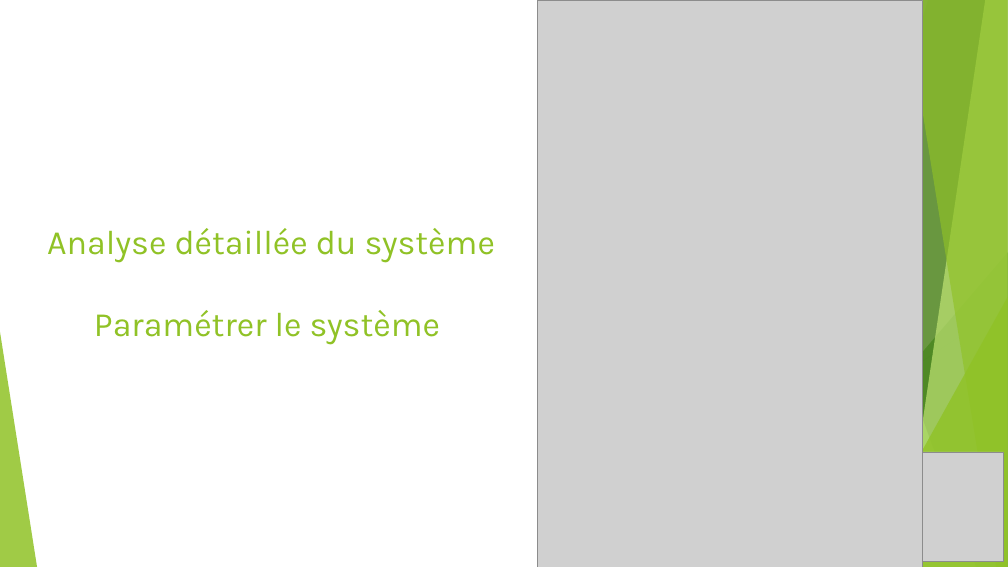
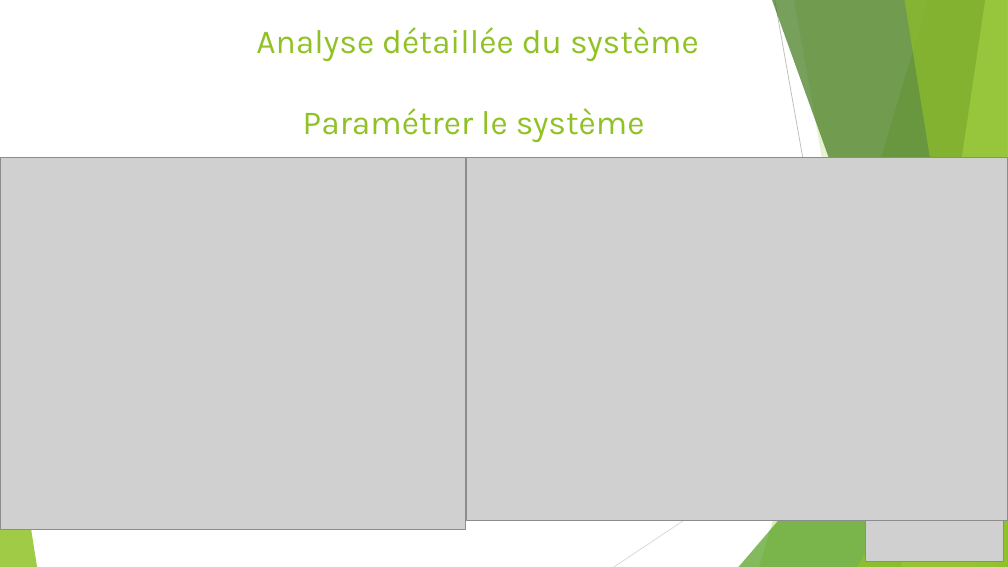
Before and after one commit to hugo-gclvs/Chrono-Luge, a slide deck: slide 14 of 4-Rapports/revueDeProjetN2.pptx. Drawn at 1008x567 pixels with LibreOffice and Linux fonts; fonts in the diff are those of the drawing; grey boxes stand for pictures. Boxes give left, top, right and bottom in pixels: in the first picture for what was removed or moved away, otherwise in the second. Text is boxed around its words. In the diff, an @@ line names an element or a change of style, - is before the commit and + after.

```diff
--- a/4-Rapports/revueDeProjetN2.pptx
+++ b/4-Rapports/revueDeProjetN2.pptx
@@ title "Analyse détaillée du système Paramétrer ...": place and size @@
-title "Analyse détaillée du système Paramétrer ..." at <box>47,228,495,345</box>
+title "Analyse détaillée du système Paramétrer ..." at <box>256,27,699,143</box>
@@ title "Analyse détaillée du système Paramétrer ..." at <box>256,27,699,143</box>: size 32.4 to 32 pt @@
@@ picture added at <box>0,158,466,530</box> @@
@@ picture: place and size @@
-picture at <box>538,0,923,567</box>
+picture at <box>466,158,1007,521</box>
@@ page number added at <box>751,520,759,521</box>, 9 pt, text #90C226 @@
+14
```
Also in this commit, not shown: 3 other slides changed.
